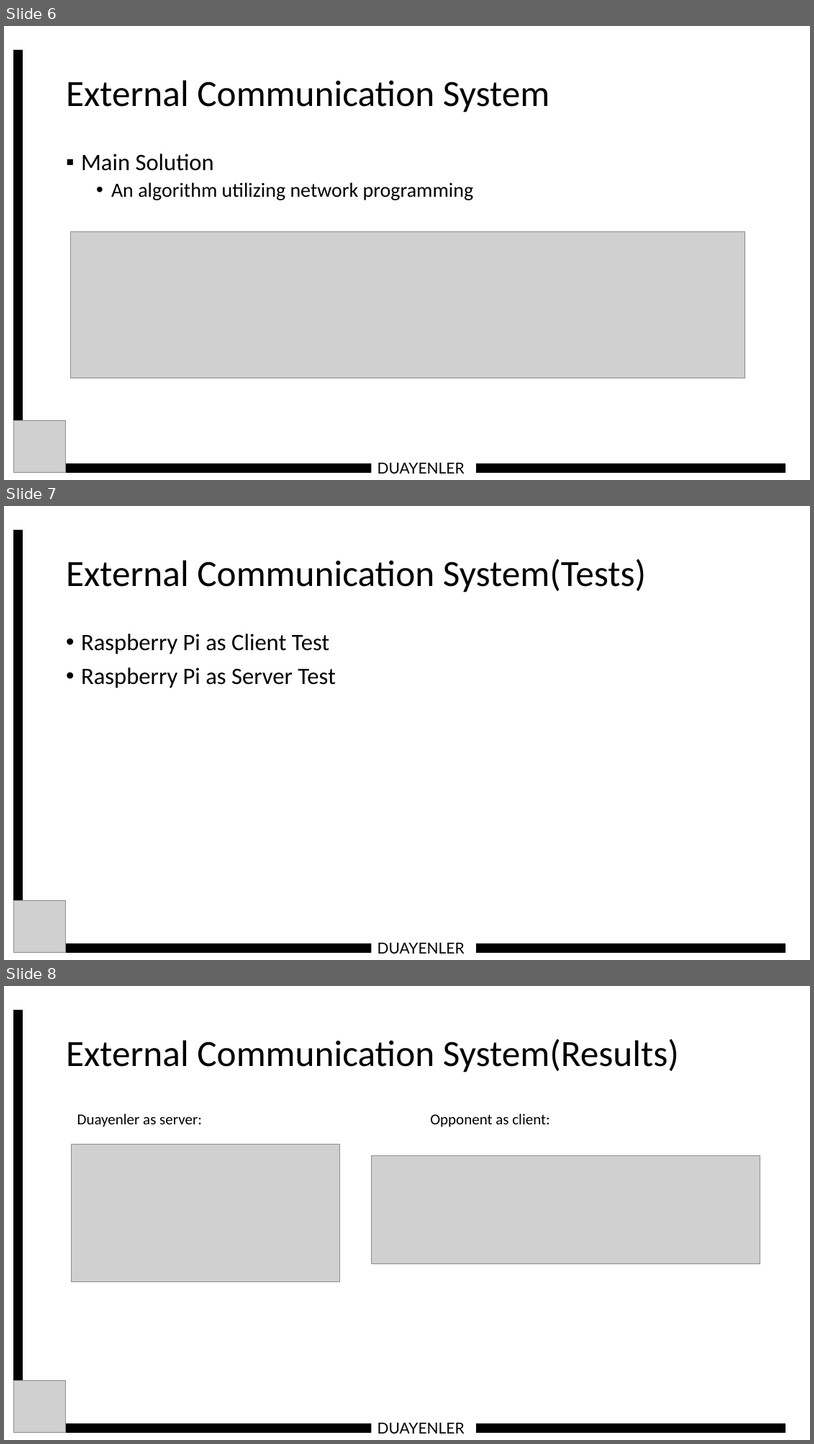
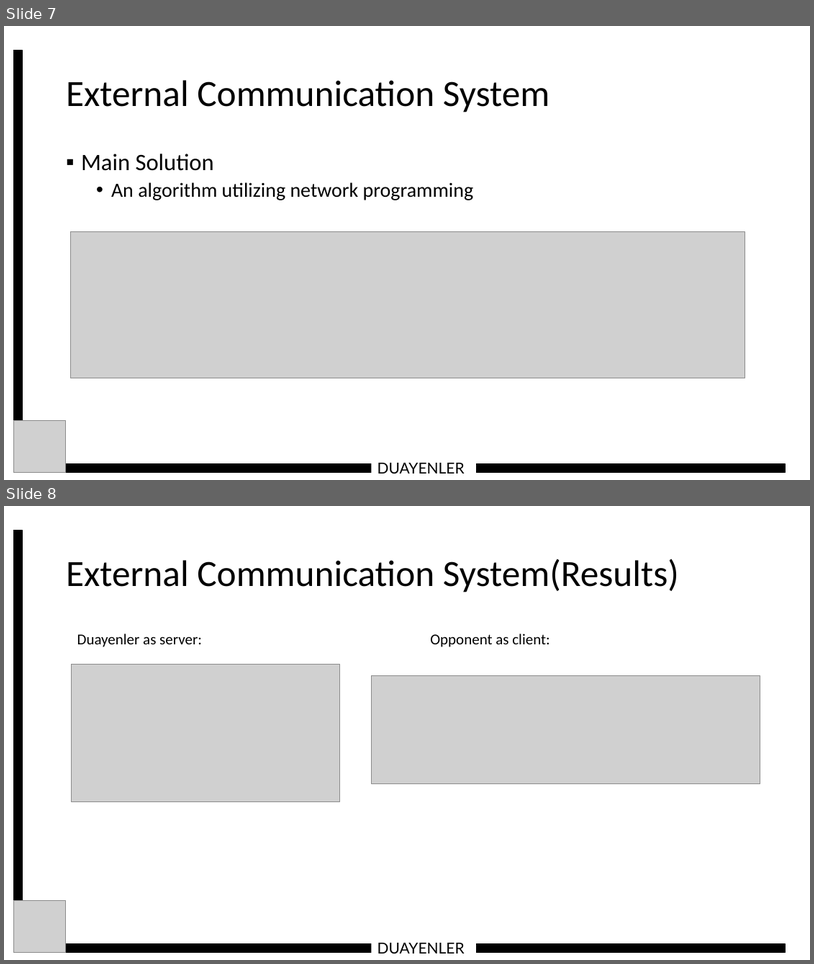
Before and after one commit to temurtas/Capstone_Duayenler, a slide deck: reports/conceptual_presentation/Duayenler_Conceptual_Presentation_Ilker.pptx. Shown one above the other, each under a label of ours: slides 6, 7 and 8 before the commit, slides 7 and 8 after it. The pictures are 814x1444 and 814x964 pixels, drawn with LibreOffice and Linux fonts; fonts in the diff are those of the drawing; grey boxes stand for pictures. Boxes give left, top, right and bottom in pixels: in the first picture for what was removed or moved away, otherwise in the second. Text is boxed around its words. In the diff, an @@ line names an element or a change of style, - is before the commit and + after.

```diff
--- a/reports/conceptual_presentation/Duayenler_Conceptual_Presentation_Ilker.pptx
+++ b/reports/conceptual_presentation/Duayenler_Conceptual_Presentation_Ilker.pptx
@@ slide 7 removed at (4, 506, 810, 960), background #FFFFFF @@
@@ rectangle removed at (13, 530, 21, 929) @@
@@ title removed at (66, 559, 646, 592) @@
-External Communication System(Tests)
@@ text removed at (81, 633, 336, 688) @@
-• Raspberry Pi as Client Test
-• Raspberry Pi as Server Test
@@ picture removed at (13, 901, 66, 952) @@
@@ rectangle removed at (37, 944, 786, 952) @@
@@ text removed at (378, 942, 465, 953) @@
-DUAYENLER
@@ what was slide 6 is now slide 7 @@
```
Also in this commit, not shown: 2 slides added.
